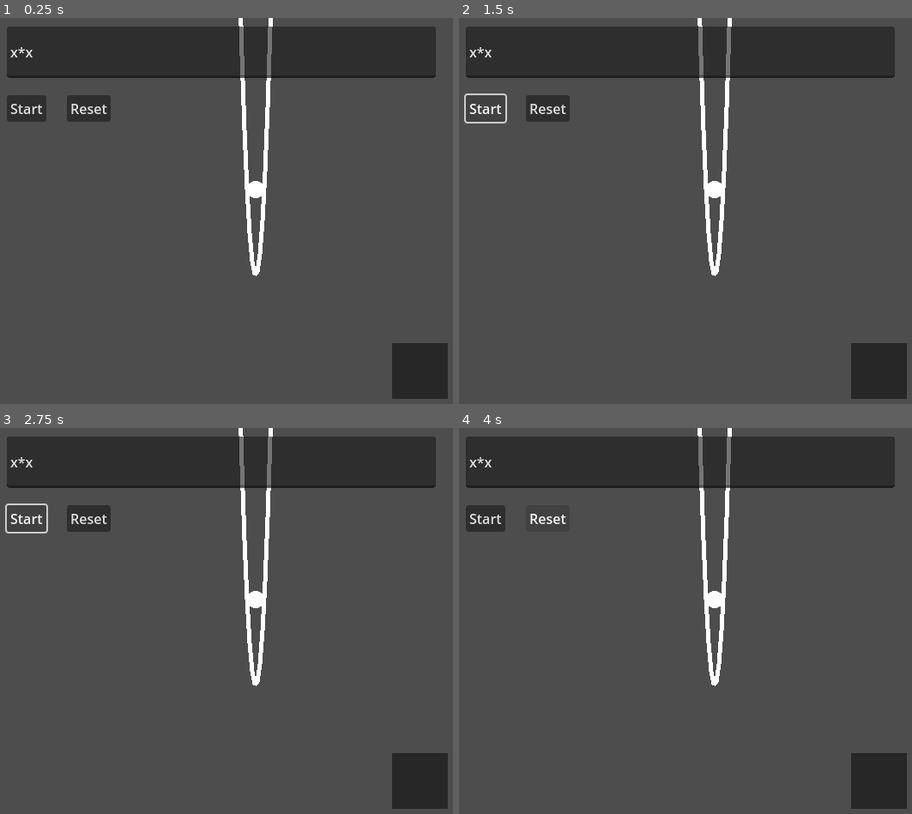
Above: before the commit, frames 1-4 (two rows, left to right).
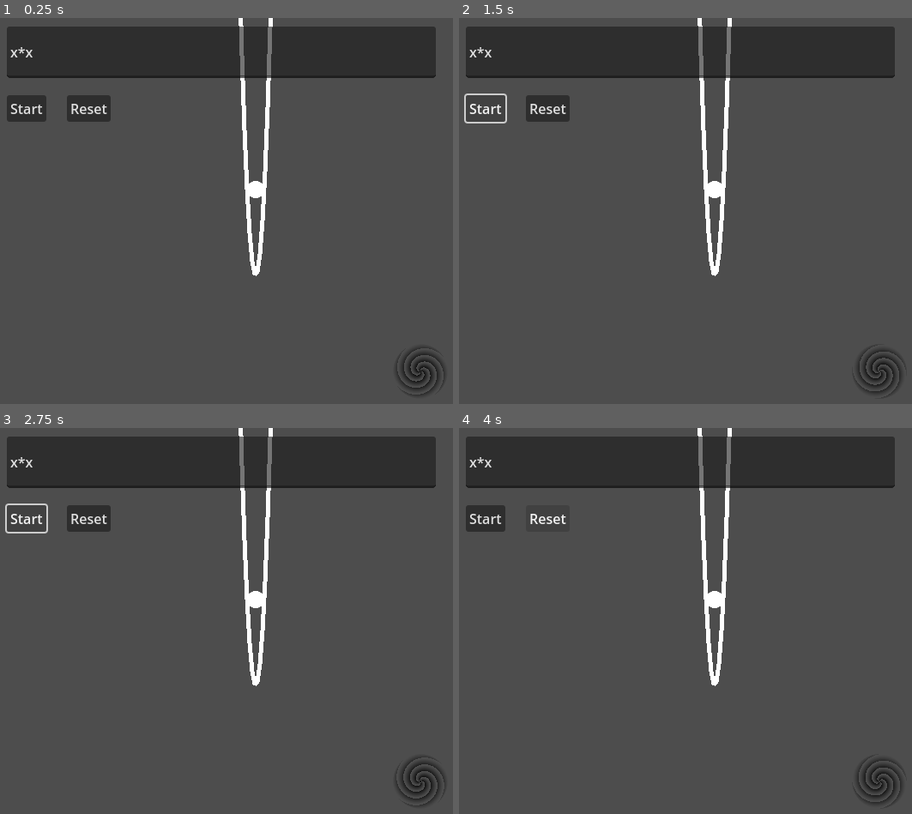
Above: after the commit, the same moments.

Repository: Iviv122/FunFunGame
Game: Godot game, scene res://demo.tscn
Two runs of this game, one before a commit and one after it. Both use one fixed random seed, a clock stepped at 60 frames per second and the inputs below.
Inputs:
- Up to frame 1 (0.25 s): no input
- Up to frame 2 (1.5 s): click "Start" at 0.5 s; click "Start" at 1.25 s
- Up to frame 3 (2.75 s): click "Start" at 2 s
- Up to frame 4 (4 s): click "Reset" at 2.75 s

The runs differ from the first frame. In frame 1, 1.1% of the frame differs, in the area x 86-99%, y 84-99%; in frame 2, 1.1%; in frame 3, 1.1%; in frame 4, 1.1%.

Commit message:
Spiral shader

Diff:
--- a/demo.tscn
+++ b/demo.tscn
@@ -6,6 +6,7 @@
 [ext_resource type="Script" uid="uid://w6l6fb4dg36k" path="res://objects/reset.gd" id="4_c6xj6"]
 [ext_resource type="Script" uid="uid://1xn64xlrj0sc" path="res://objects/Exit.gd" id="5_6bw2v"]
 [ext_resource type="PackedScene" uid="uid://bnx1ubaw4ubfp" path="res://resources/wineffect.tscn" id="6_kem5a"]
+[ext_resource type="Shader" uid="uid://ba2e536dkgj1o" path="res://shaders/confetti.gdshader" id="7_gxmxl"]
 
 [sub_resource type="PhysicsMaterial" id="PhysicsMaterial_m0rpm"]
 
@@ -25,14 +26,21 @@
 [sub_resource type="RectangleShape2D" id="RectangleShape2D_c6xj6"]
 size = Vector2(65, 65)
 
-[sub_resource type="Gradient" id="Gradient_c6xj6"]
-offsets = PackedFloat32Array(0)
-colors = PackedColorArray(0, 0, 0, 0.486275)
+[sub_resource type="ShaderMaterial" id="ShaderMaterial_gxmxl"]
+shader = ExtResource("7_gxmxl")
+shader_parameter/color = Color(0, 0, 0, 1)
+shader_parameter/rays = 4.0
+shader_parameter/speed = 1.24
+shader_parameter/fade = 0.1
+shader_parameter/thickness = 0.14
+shader_parameter/clockwise = false
 
-[sub_resource type="GradientTexture2D" id="GradientTexture2D_6bw2v"]
-gradient = SubResource("Gradient_c6xj6")
-width = 65
-height = 65
+[sub_resource type="Gradient" id="Gradient_gxmxl"]
+offsets = PackedFloat32Array(1)
+colors = PackedColorArray(0, 0, 0, 1)
+
+[sub_resource type="GradientTexture2D" id="GradientTexture2D_n4w22"]
+gradient = SubResource("Gradient_gxmxl")
 
 [node name="Node2D" type="Node2D"]
 
@@ -52,6 +60,7 @@
 physics_material_override = SubResource("PhysicsMaterial_m0rpm")
 script = ExtResource("1_m0rpm")
 s = NodePath("../CanvasLayer/Start")
+metadata/_custom_type_script = "uid://cdbs17po5dtub"
 
 [node name="CollisionShape2D" type="CollisionShape2D" parent="RigidBody2D"]
 shape = SubResource("CircleShape2D_0bhed")
@@ -101,4 +110,8 @@
 shape = SubResource("RectangleShape2D_c6xj6")
 
 [node name="Sprite2D" type="Sprite2D" parent="Exit"]
-texture = SubResource("GradientTexture2D_6bw2v")
+texture_filter = 1
+texture_repeat = 2
+material = SubResource("ShaderMaterial_gxmxl")
+scale = Vector2(1, 1)
+texture = SubResource("GradientTexture2D_n4w22")
--- a/objects/Exit.gd
+++ b/objects/Exit.gd
@@ -7,7 +7,8 @@
 	body_entered.connect(win)
 
 func win(_a):
-	print("win")
-	var effect : GPUParticles2D= WinEffect.instantiate()
-	effect.restart()
-	add_child(effect)
+	if _a is Ball:
+		print("win")
+		var effect : GPUParticles2D= WinEffect.instantiate()
+		effect.restart()
+		add_child(effect)
--- a/objects/ball.gd
+++ b/objects/ball.gd
@@ -1,4 +1,5 @@
 extends RigidBody2D
+class_name Ball
 
 @export var s : Start
 
--- /dev/null
+++ b/shaders/confetti.gdshader
@@ -0,0 +1,27 @@
+shader_type canvas_item;
+
+uniform vec3 color : source_color;
+uniform float rays : hint_range(0.,20., 1) = 6;
+uniform float speed : hint_range(0., 20., .01) = .5;
+uniform float fade : hint_range(0., 3., .01) = .1;
+uniform float thickness : hint_range(0., 1., .01) = .3;
+uniform bool clockwise = true;
+
+void fragment() {
+	float r = length(.5 - UV);
+	float angle = atan(UV.y-.5, UV.x-.5);
+	COLOR.rgb = color;
+
+	//COLOR.a = 1. - smoothstep(-.1, .1, fract((2.*r-(angle+PI)/TAU)*rays + (clockwise?1.:-1.)* TIME*speed)-thickness);
+	COLOR.a = 1. - fract((2.*r-(angle+PI)/TAU)*rays + (clockwise?1.:-1.)* TIME*speed)-thickness;
+	//COLOR.a = fract((2.*r-(angle+PI)/TAU)*rays + (clockwise?1.:-1.)* TIME*speed)-thickness;
+
+	//COLOR.a = fract((2.*r-(angle+PI)/TAU)*rays + (clockwise?1.:-1.)* TIME*speed);
+	//COLOR.a = (2.*r-(angle+PI)/TAU)*rays + (clockwise?1.:-1.);
+	///COLOR.a = (2.*r-(angle+PI)/TAU)*rays;
+	//COLOR.a = (angle+PI)/TAU*rays;
+	//COLOR.a = angle+PI;
+
+	COLOR.a *= pow(2.*(.5 - r), fade*4.);
+
+}
Not shown: 1 places in demo.tscn that only renumber resources
Not shown, added: shaders/confetti.gdshader.uid
Not shown, added: shaders/portal.gdshader.uid
